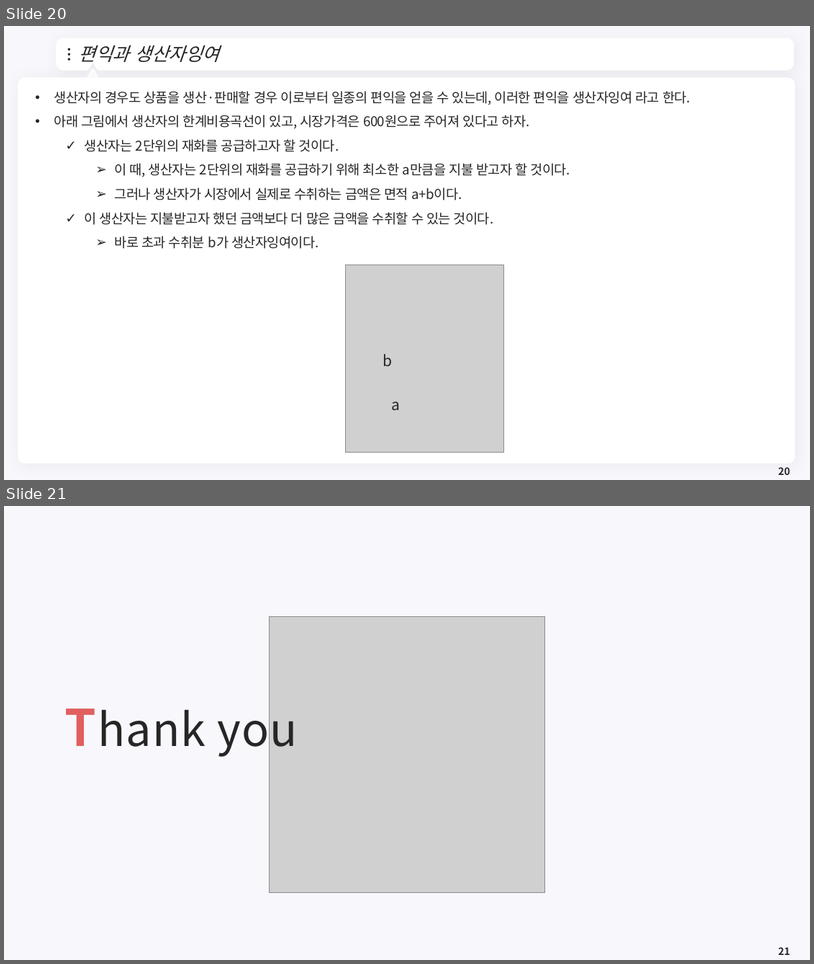
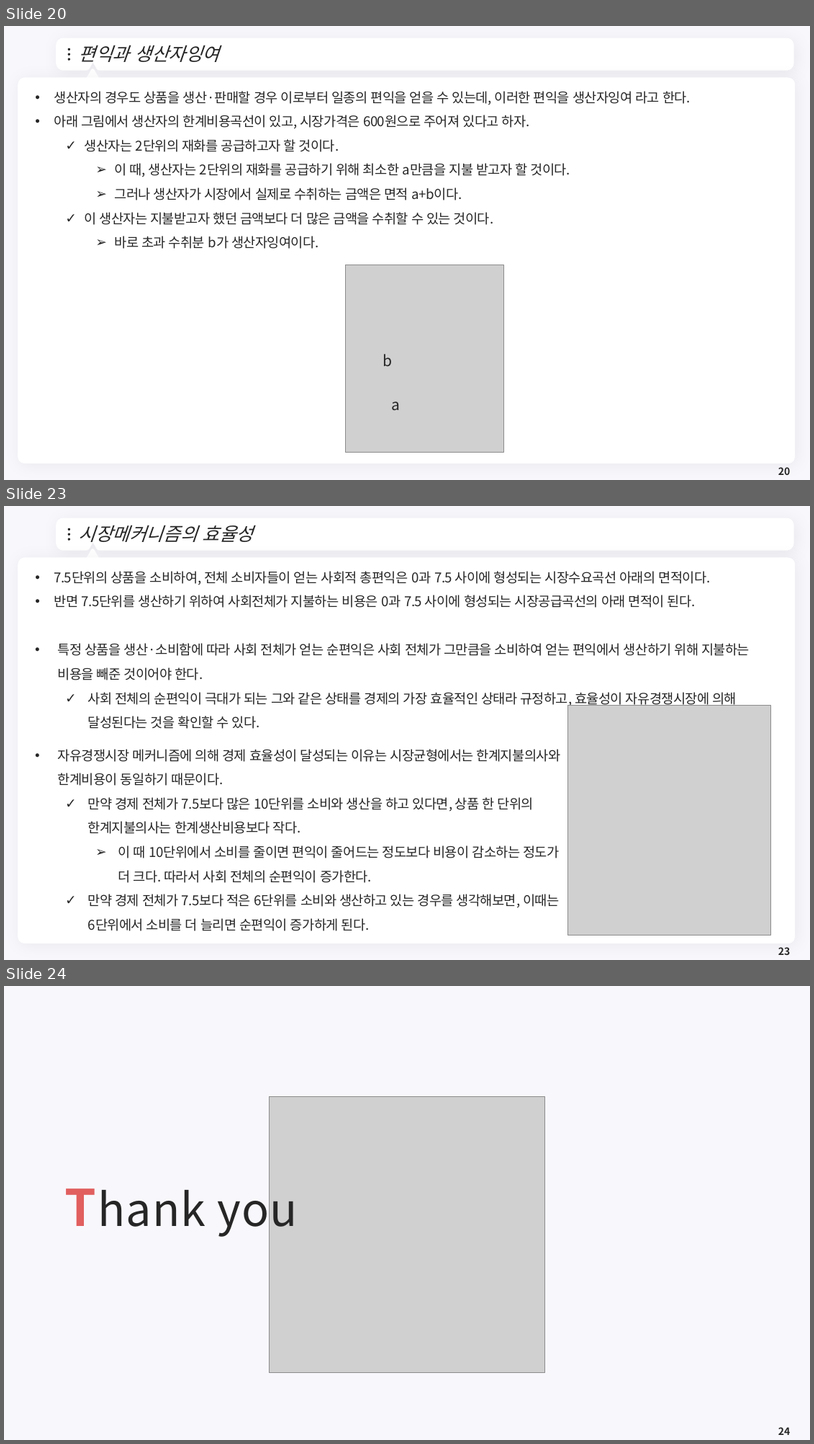
Before and after one commit to meandthey/Teaching, a slide deck: 환경경제학/2026-1/환경경제학_Chapter_03.pptx. Shown one above the other, each under a label of ours: slides 20 and 21 before the commit, slides 20, 23 and 24 after it; the slides between them are not shown. The pictures are 814x964 and 814x1444 pixels, drawn with LibreOffice and Linux fonts; fonts in the diff are those of the drawing; grey boxes stand for pictures; background and template pictures are left out. Boxes give left, top, right and bottom in pixels: in the first picture for what was removed or moved away, otherwise in the second. Text is boxed around its words. In the diff, an @@ line names an element or a change of style, - is before the commit and + after.

```diff
--- a/환경경제학/2026-1/환경경제학_Chapter_03.pptx
+++ b/환경경제학/2026-1/환경경제학_Chapter_03.pptx
@@ slide 23 added at [4, 506, 810, 960], background #F8F7FC; not listed: 7 template elements that a slide beside it also shows @@
@@ title added at [79, 525, 254, 542], 22 pt, text #262626, italic @@
+시장메커니즘의 효율성
@@ text added at [54, 571, 750, 728], 16 pt, text #262626 @@
+• 7.5단위의 상품을 소비하여, 전체 소비자들이 얻는 사회적 총편익은 0과 7.5 사이에 형성되는 시장수요곡선 아래의 면적이다.
+• 반면 7.5단위를 생산하기 위하여 사회전체가 지불하는 비용은 0과 7.5 사이에 형성되는 시장공급곡선의 아래 면적이 된다.
+• 특정 상품을 생산·소비함에 따라 사회 전체가 얻는 순편익은 사회 전체가 그만큼을 소비하여 얻는 편익에서 생산하기 위해 지불하는 비용을 빼준 것이어야 한다.
+  ✓ 사회 전체의 순편익이 극대가 되는 그와 같은 상태를 경제의 가장 효율적인 상태라 규정하고, 효율성이 자유경쟁시장에 의해 달성된다는 것을 확인할 수 있다.
@@ picture added at [568, 705, 771, 934] @@
@@ text added at [58, 749, 561, 931], 16 pt, text #262626 @@
+• 자유경쟁시장 메커니즘에 의해 경제 효율성이 달성되는 이유는 시장균형에서는 한계지불의사와 한계비용이 동일하기 때문이다.
+  ✓ 만약 경제 전체가 7.5보다 많은 10단위를 소비와 생산을 하고 있다면, 상품 한 단위의 한계지불의사는 한계생산비용보다 작다.
+    ➢ 이 때 10단위에서 소비를 줄이면 편익이 줄어드는 정도보다 비용이 감소하는 정도가 더 크다. 따라서 사회 전체의 순편익이 증가한다.
+  ✓ 만약 경제 전체가 7.5보다 적은 6단위를 소비와 생산하고 있는 경우를 생각해보면, 이때는 6단위에서 소비를 더 늘리면 순편익이 증가하게 된다.
@@ page number added at [779, 947, 790, 955], 12 pt, text #262626, bold @@
+23
@@ what was slide 21 is now slide 24 @@
@@ page number at [779, 1427, 790, 1435]: text changed @@
-21
+24
```
Also in this commit, not shown: 2 other slides added, 4 other files.
